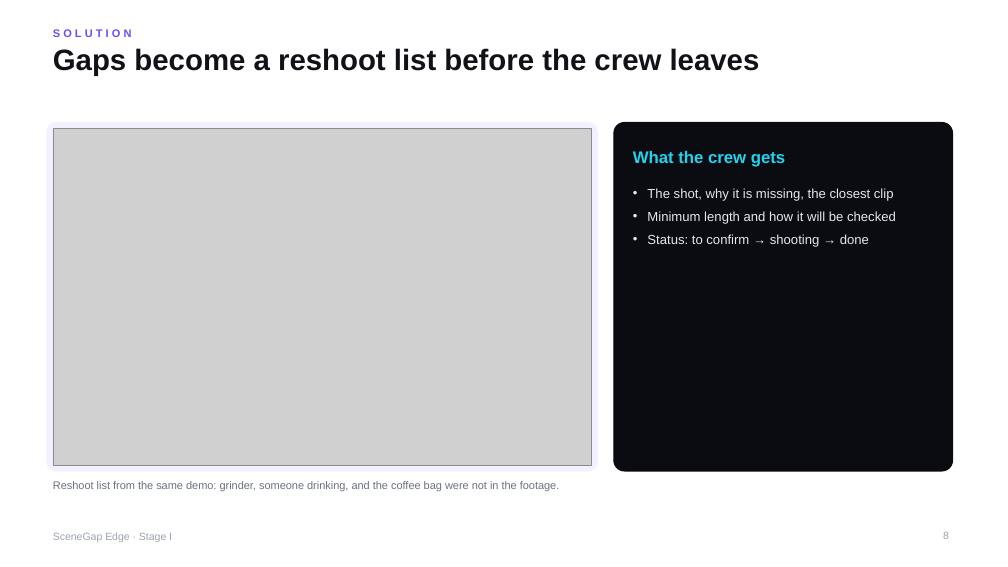
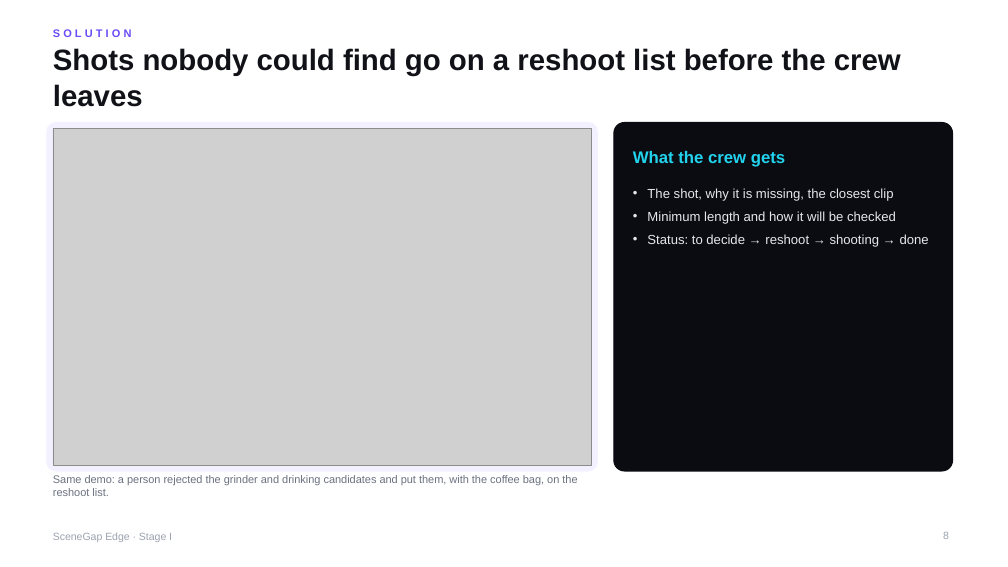
Before and after one commit to yu9bryan/scenegap-edge, a slide deck: slide 8 of docs/deck/SceneGapEdge_StageI_Proposal.pptx. Drawn at 1008x567 pixels with LibreOffice and Linux fonts; fonts in the diff are those of the drawing; grey boxes stand for pictures. Boxes give left, top, right and bottom in pixels: in the first picture for what was removed or moved away, otherwise in the second. Text is boxed around its words. In the diff, an @@ line names an element or a change of style, - is before the commit and + after.

```diff
--- a/docs/deck/SceneGapEdge_StageI_Proposal.pptx
+++ b/docs/deck/SceneGapEdge_StageI_Proposal.pptx
@@ title at (53,48,901,107): text changed @@
-Gaps become a reshoot list before the crew leaves
+Shots nobody could find go on a reshoot list before the crew leaves
@@ text at (647,234,929,247): text changed @@
-• Status: to confirm → shooting → done
+• Status: to decide → reshoot → shooting → done
@@ text at (53,475,577,496): text changed @@
-Reshoot list from the same demo: grinder, someone drinking, and the coffee bag were not in the footage.
+Same demo: a person rejected the grinder and drinking candidates and put them, with the coffee bag, on the reshoot list.
```
Also in this commit, not shown: 22 other slides changed, 1 slide added, 3 other files.
